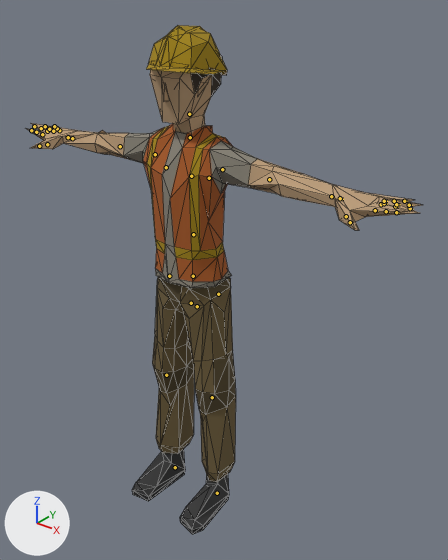
Renders of the glTF model apps/arcade/public/models/people/worker.glb from each side of a commit.
Rendered twice from a 50 mm camera at (1.382, -1.592, 1.987) aimed at (0.082, 0.033, 0.98). Every picture has the same lights, and +X, +Y and +Z are marked at lower left. The picture after the commit comes second. The bones that change, and the others that lie on the model, are drawn over the model as lines. Mesh edges are drawn as thin lines.

In view in the first picture: 'Worker_Feet'.
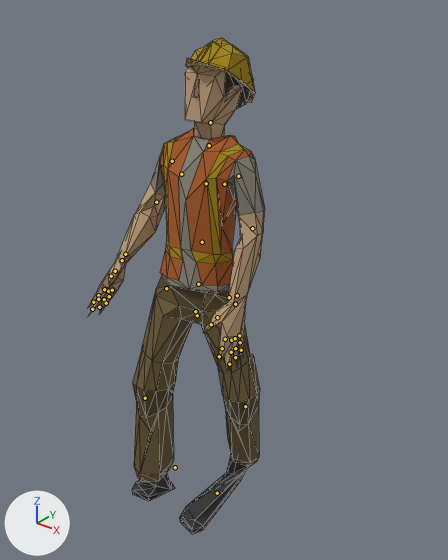
The newer file adds an action. The first version stands in its rest pose; the second is drawn at frame 7 of the action 'HitRecieve_2'.

What differs and where, as boxes [x1, y1, x2, y2] in the pictures (448 x 560 px):
'Worker_Feet', posed (55% narrower)
    before: [27, 25, 421, 534]
    after: [87, 38, 265, 534]
bone 'Body', root to tip
    before: (197, 306) to (197, 304)
    after: (197, 315) to (197, 313)
bone 'Torso', root to tip
    before: (193, 234) to (193, 232)
    after: (202, 242) to (202, 240)
bone 'Head', root to tip
    before: (189, 114) to (189, 111)
    after: (210, 122) to (211, 120)
bone 'UpperArm.L', root to tip
    before: (222, 169) to (225, 170)
    after: (238, 176) to (239, 178)
bone 'LowerArm.L', root to tip
    before: (269, 179) to (271, 180)
    after: (252, 228) to (252, 230)
bone 'Index2.L', root to tip
    before: (375, 210) to (378, 211)
    after: (225, 339) to (224, 341)
bone 'Index3.L', root to tip
    before: (386, 211) to (389, 212)
    after: (222, 348) to (221, 350)
bone 'Thumb3.L', root to tip
    before: (350, 222) to (351, 223)
    after: (211, 324) to (209, 326)
bone 'UpperArm.R', root to tip
    before: (155, 154) to (153, 154)
    after: (172, 161) to (171, 163)
bone 'LowerArm.R', root to tip
    before: (120, 146) to (118, 146)
    after: (156, 202) to (155, 204)
bone 'Thumb3.R', root to tip
    before: (39, 146) to (37, 146)
    after: (111, 276) to (110, 278)
bone 'UpperLeg.L', root to tip
    before: (218, 294) to (218, 295)
    after: (229, 297) to (229, 299)
bone 'LowerLeg.L', root to tip
    before: (212, 397) to (212, 398)
    after: (245, 406) to (245, 407)
bone 'UpperLeg.R', root to tip
    before: (169, 276) to (169, 277)
    after: (166, 288) to (166, 289)
bone 'LowerLeg.R', root to tip
    before: (166, 375) to (166, 375)
    after: (145, 398) to (145, 399)

What the commit changed:
Bone 'Body' (bone_body) moves from (0.0, 0.0, 0.0) to (0.0, -0.00039, 1e-05).
Bone 'Body' (bone_body) turns from (0, 0, 0) to (-9, 27, -4) degrees about its own x, y and z.
Bone 'Torso' (bone_torso) turns from (0, 0, 0) to (-1, -28, 1) degrees about its own x, y and z.
Bone 'Head' (bone_head) turns from (0, 0, 0) to (-14, 0, 0) degrees about its own x, y and z.
Bone 'UpperArm.L' (bone_upperarm_l) turns from (0, 0, 0) to (-70, 7, 0) degrees about its own x, y and z.
Bone 'LowerArm.L' (bone_lowerarm_l) turns from (0, 0, 0) to (-12, -8, -19) degrees about its own x, y and z.
Bone 'Index2.L' (bone_index2_l) turns from (0, 0, 0) to (-14, 2, 0) degrees about its own x, y and z.
Bone 'Index3.L' (bone_index3_l) turns from (0, 0, 0) to (-7, 2, 1) degrees about its own x, y and z.
Bone 'Thumb3.L' (bone_thumb3_l) turns from (0, 0, 0) to (-13, -3, 7) degrees about its own x, y and z.
Bone 'UpperArm.R' (bone_upperarm_r) turns from (0, 0, 0) to (-67, 3, -12) degrees about its own x, y and z.
Bone 'LowerArm.R' (bone_lowerarm_r) turns from (0, 0, 0) to (-30, -10, 40) degrees about its own x, y and z.
Bone 'Thumb3.R' (bone_thumb3_r) turns from (0, 0, 0) to (-13, 3, -7) degrees about its own x, y and z.
Bone 'UpperLeg.L' (bone_upperleg_l) turns from (0, 0, 0) to (-16, -21, 7) degrees about its own x, y and z.
Bone 'LowerLeg.L' (bone_lowerleg_l) turns from (0, 0, 0) to (28, 0, 0) degrees about its own x, y and z.
Bone 'UpperLeg.R' (bone_upperleg_r) turns from (0, 0, 0) to (-4, 20, -11) degrees about its own x, y and z.
Bone 'LowerLeg.R' (bone_lowerleg_r) turns from (0, 0, 0) to (16, 0, 0) degrees about its own x, y and z.
